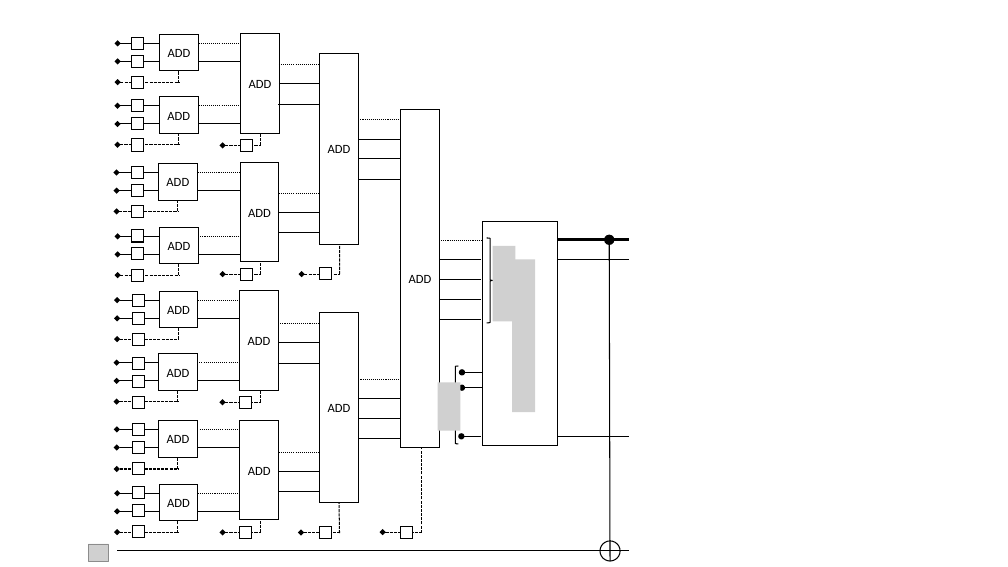
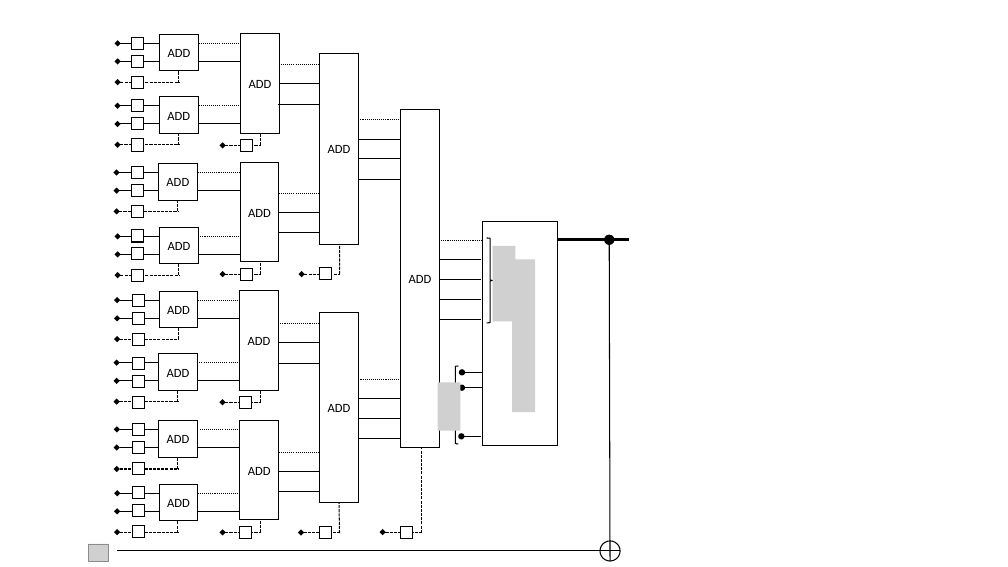
Before and after one commit to jschanck/eprint-2019-1161, a slide deck: slide 1 of figs/popcount.pptx. Drawn at 1008x567 pixels with LibreOffice and Linux fonts; fonts in the diff are those of the drawing; grey boxes stand for pictures; background and template pictures are left out. Boxes give left, top, right and bottom in pixels: in the first picture for what was removed or moved away, otherwise in the second. Text is boxed around its words. In the diff, an @@ line names an element or a change of style, - is before the commit and + after.

```diff
--- a/figs/popcount.pptx
+++ b/figs/popcount.pptx
@@ line removed from (557, 259) to (629, 259) @@
@@ line removed from (557, 436) to (629, 436) @@
@@ line moved from (117, 551) - (629, 551) to (117, 551) - (620, 551) @@
```
Also in this commit, not shown: 1 other file.
